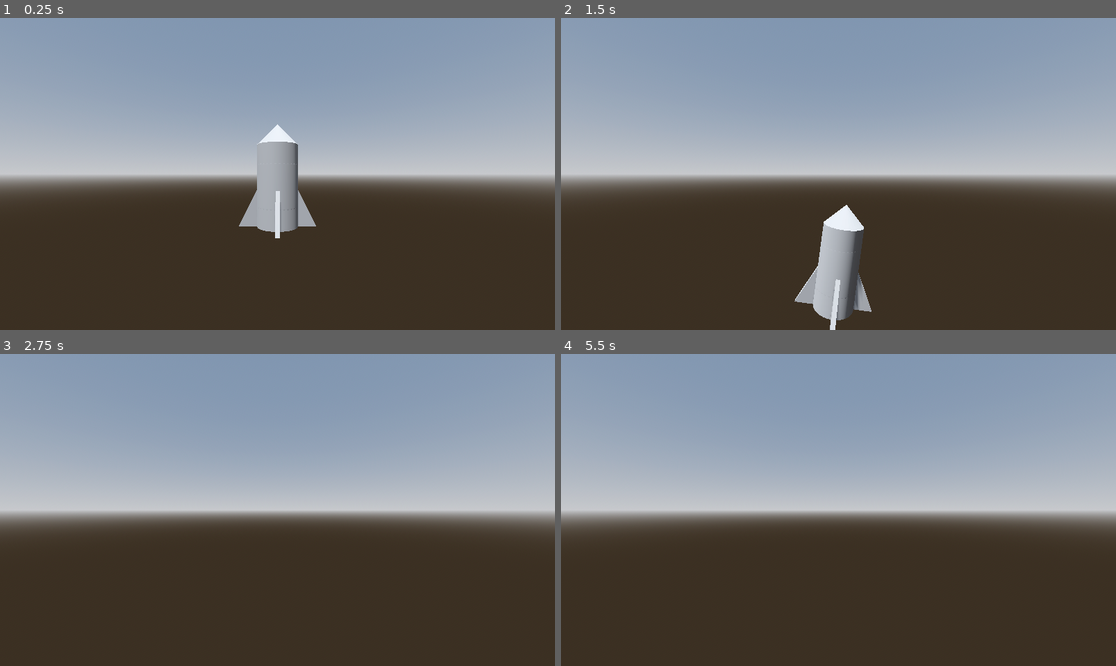
Above: before the commit, frames 1-4 (two rows, left to right).
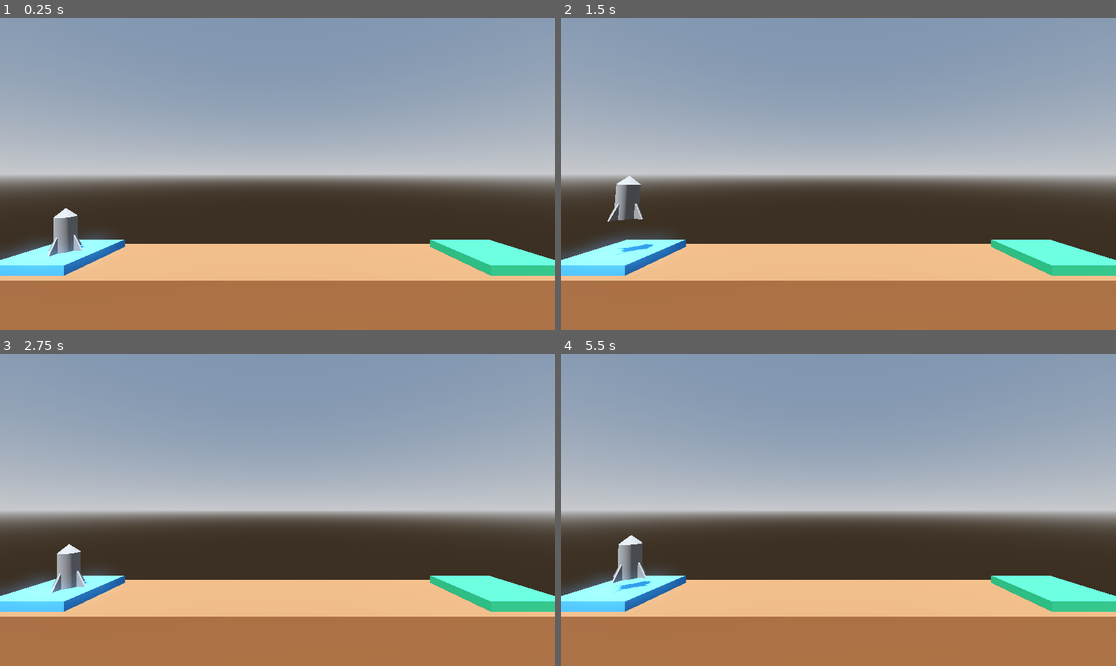
Above: after the commit, the same moments.

Repository: comigor/project-boost
Game: Godot game, scene res://src/level_1.tscn
Same seed, same stepped clock (60 frames per second), same inputs: the game is played once before the commit and once after it. Before the commit the project starts from res://src/main.tscn.
Inputs:
- Up to frame 1 (0.25 s): no input
- Up to frame 2 (1.5 s): hold W (boost) 0.53-1.28 s; tap D (rotate_ccw) at 0.8, 1.35 s
- Up to frame 3 (2.75 s): tap A (rotate_cw) at 1.55 s; hold A (rotate_cw) from 2.03 s (still down); tap W (boost) at 2.3 s
- Up to frame 4 (5.5 s): tap Enter at 2.75, 4.25 s; release A (rotate_cw) at 2.78 s; tap W (boost) at 2.85, 4.55 s; tap D (rotate_ccw) at 3.05, 5.3 s; tap Space at 3.5, 5 s; hold D (rotate_ccw) 3.53-4.28 s; tap A (rotate_cw) at 3.8, 4.35 s; hold W (boost) from 5.03 s (still down)

The runs differ from the first frame. In frame 1, 30% of the frame differs, in the area x 0-100%, y 34-100%; in frame 2, 29%; in frame 3, 28%; in frame 4, 28%.

Commit message:
Control player using forces

Diff:
--- a/Player.gd
+++ b/Player.gd
@@ -1,15 +1,12 @@
 class_name Player extends RigidBody3D
 
-var speed: float = 1
-var rotation_speed: float = 1
-
-func _ready() -> void:
-    print("hello")
+var boost_force: float = 1000.0
+var torque_force: float = 100.0
 
 func _process(delta: float) -> void:
     if Input.is_action_pressed("boost"):
-        position.y += speed * delta
+        apply_central_force(basis.y * boost_force * delta)
     if Input.is_action_pressed("rotate_cw"):
-        rotate_z(rotation_speed * delta)
+        apply_torque(Vector3(0, 0, torque_force * delta))
     if Input.is_action_pressed("rotate_ccw"):
-        rotate_z(-rotation_speed * delta)
+        apply_torque(Vector3(0, 0, -torque_force * delta))
--- a/project.godot
+++ b/project.godot
@@ -12,7 +12,7 @@
 
 config/name="Project Boost"
 config/version="0.0.2"
-run/main_scene="res://src/main.tscn"
+run/main_scene="res://src/level_1.tscn"
 config/features=PackedStringArray("4.2", "4.2.2", "Forward Plus")
 config/icon="res://icon.svg"
 
--- a/src/player.tscn
+++ b/src/player.tscn
@@ -8,6 +8,8 @@
 axis_lock_linear_z = true
 axis_lock_angular_x = true
 axis_lock_angular_y = true
+linear_damp = 1.0
+angular_damp = 3.0
 script = ExtResource("1_uj8y1")
 
 [node name="Top" type="CSGPolygon3D" parent="."]
